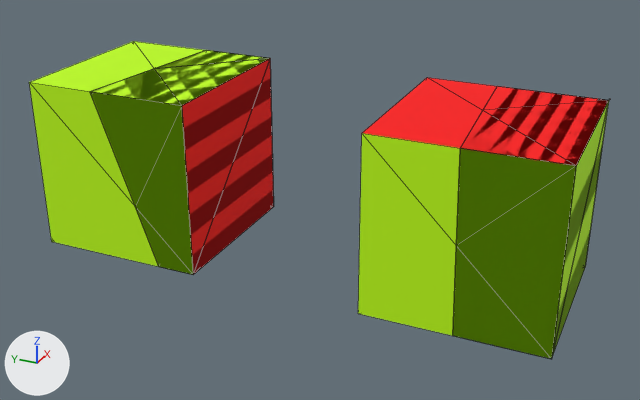
The FBX model build/1out.fbx as it was, and as the next commit left it.
Camera for both pictures: a 50 mm lens placed at (-4.2, -1.93, 1.96), pointed at (-0.03, -0.05, -0.12). The axes (+X, +Y, +Z) are drawn at lower left. The lights are the same throughout. Mesh edges are drawn as thin lines. Where no turn or scale is listed for an object, it has been applied to the vertices.
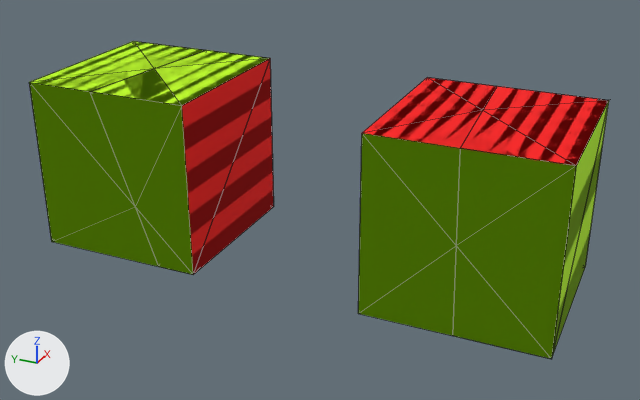
Changed parts and their boxes [x1, y1, x2, y2] in the pictures (640 x 400 px):
'Box001_1', reshaped (11% narrower): before [453, 107, 608, 359]; after [358, 78, 496, 336]
'Box002_1', reshaped (not visible before): after [30, 42, 205, 265]

The change, as a diff of the scene's bpy script:
```diff
--- a/build/1out.fbx.py
+++ b/build/1out.fbx.py
@@ me_box002_1 @@
 # used by ob_box002_1; location = (0.0, 1.52, 0.0)
-me_box002_1.from_pydata(...)  # 22 vertices, 17 faces; spans x -0.5..0.5, y -1.0..-0.417, z -0.5..0.505
+me_box002_1.from_pydata(...)  # 21 vertices, 17 faces; spans x -0.5..0.5, y -0.902..0.0, z -0.5..0.505
+# me_box002_1 part 2
+# 5 vertices are removed from x -0.5..0.5, y -1.0..-0.887, z -0.5..0.5
+# 14 faces are deleted
+# 4 vertices are added at (0.5, 0.0, 0.5), (-0.5, 0.0, 0.5), (0.5, 0.0, -0.5), (-0.5, 0.0, -0.5)
+# 14 new faces join them, mat_mat1 (green #beff00)
 me_box002_1.materials.append(mat_mat1)
@@ me_box001_1 @@
 # used by ob_box001_1; location = (0.0, -0.48, 0.0)
-me_box001_1.from_pydata(...)  # 23 vertices, 17 faces; spans x -0.5..0.508, y -1.007..-0.403, z -0.5..0.507
+me_box001_1.from_pydata(...)  # 24 vertices, 17 faces; spans x -0.5..0.5, y -0.51..0.0, z -0.5..0.507
+# me_box001_1 part 1
+# 4 vertices are removed from x -0.5..0.5, y -1.0, z -0.5..0.5
+# 15 faces are deleted
+# 5 vertices are added at (0.5, 0.0, 0.5), (-0.5, 0.0, 0.5), (-0.5, 0.0, -0.5), (0.5, 0.0, -0.5), (0.5, -0.432, -0.5)
+# 3 new faces join them, mat_mat2 (red #ff0000)
+# 12 new faces join them, mat_mat1 (green #beff00)
 me_box001_1.materials.append(mat_mat1)
```
